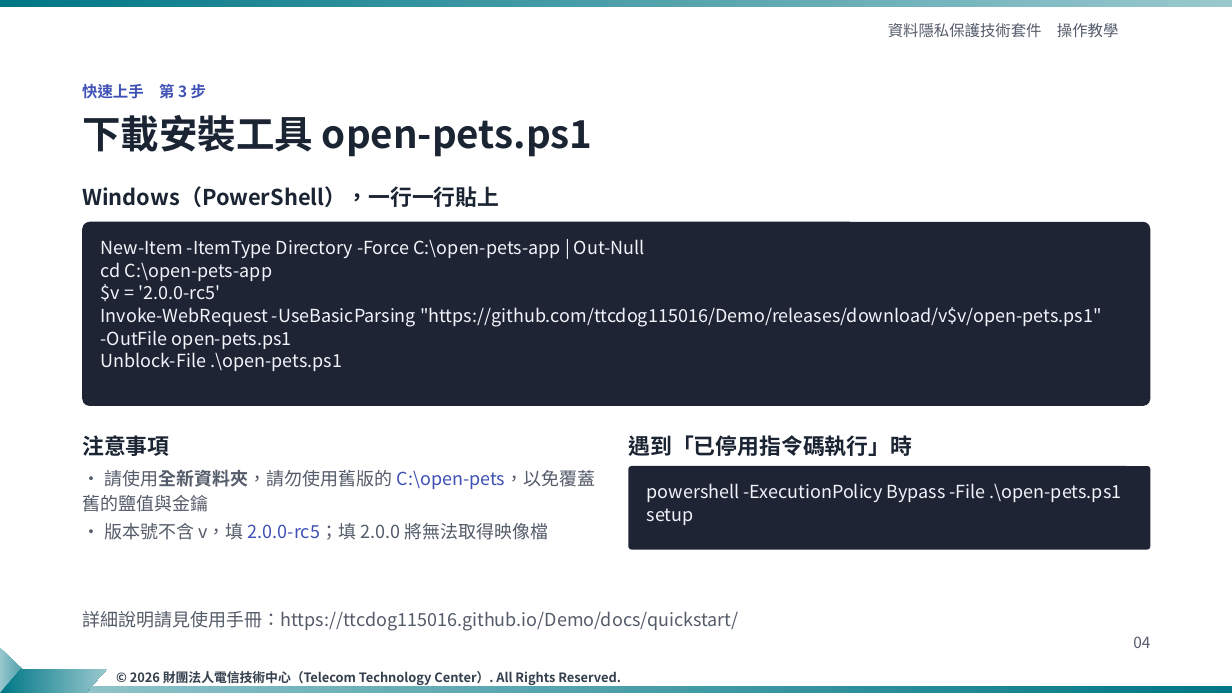
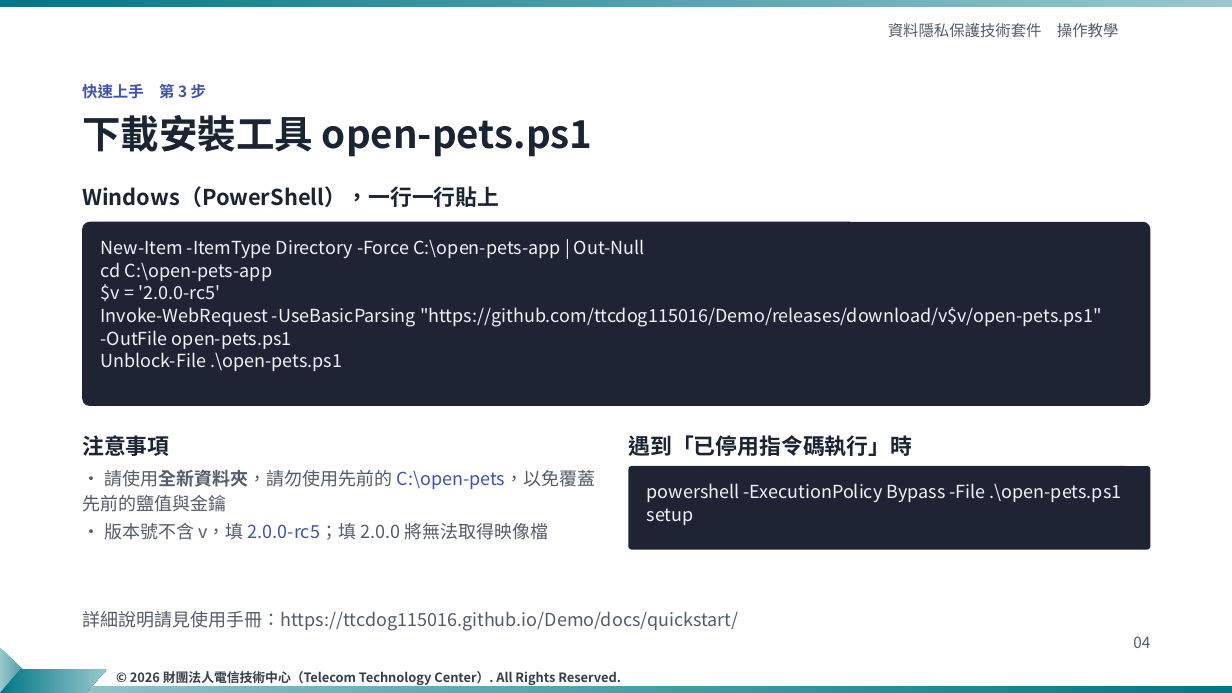
Before and after one commit to ttcdog115016/Demo, a slide deck: slide 4 of slides/資料隱私保護技術套件_操作教學_TTC樣板_v4.pptx. Drawn at 1232x693 pixels with LibreOffice and Linux fonts; fonts in the diff are those of the drawing; background and template pictures are left out. Boxes give left, top, right and bottom in pixels: in the first picture for what was removed or moved away, otherwise in the second. Text is boxed around its words. In the diff, an @@ line names an element or a change of style, - is before the commit and + after.

```diff
--- a/slides/資料隱私保護技術套件_操作教學_TTC樣板_v4.pptx
+++ b/slides/資料隱私保護技術套件_操作教學_TTC樣板_v4.pptx
@@ text at [82,469,596,512]: text changed @@
-• 請使用全新資料夾，請勿使用舊版的 C:\open-pets，以免覆蓋舊的鹽值與金鑰
+• 請使用全新資料夾，請勿使用先前的 C:\open-pets，以免覆蓋先前的鹽值與金鑰
```
Also in this commit, not shown: 1 other slide changed, 5 other files.
